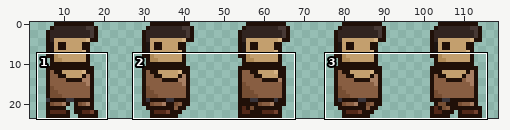
Two states of a sprite sheet, Assets/CharacterAssets/PlayerModel.png. Above: a wide view before the commit, with the close-up outlined.
Close-up. Old version:
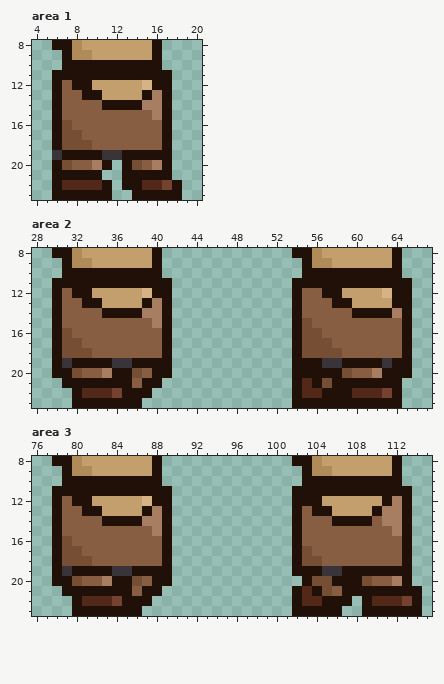
The file is 120x24 pixels. Shown: area 1: x 4..20, y 8..23; area 2: x 28..67, y 8..23; area 3: x 76..115, y 8..23. The wide view leaves out empty margins.
New version:
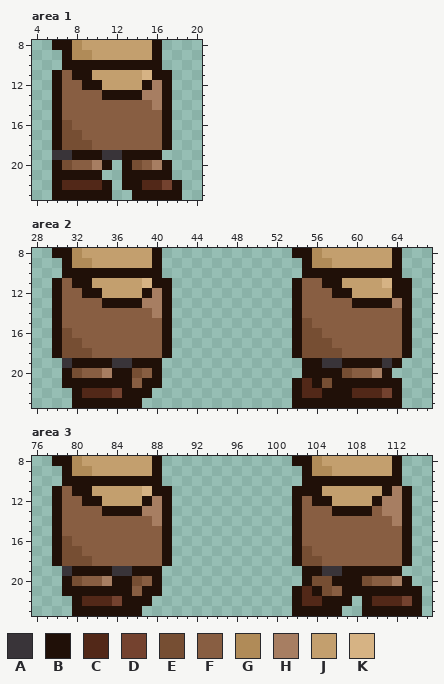
Palette (. is transparent): A #393439  B #201008  C #522818  D #74422f  E #764e33  F #885e42  G #b08b58  H #a77e62  J #c39f6e  K #d6b384
From old to new:
Area 1:
The author changed colour B to colour A in row 19 at x 7.
The author changed colour J to colour B in row 12 at x 10; in row 13 at x 11 to 14.
The author changed colour K to colour B in row 12 at x 15.
The author changed colour B to colour F in row 11 at x 7; in row 12 at x 8; in row 13 at x 9 to 10; in row 14 at x 11 to 14.
The author changed colour H to colour F in row 14 at x 15; in row 15 at x 16.
The author changed colour B to colour H in row 12 at x 16; in row 13 at x 15.
The author changed colour B to colour J in row 11 at x 10 to 14.
The author changed colour B to colour K in row 11 at x 15.
Colour B is gone in row 19 at x 17.
Area 2:
The author changed colour J to colour B in row 12 at x 34 and 59; in row 13 at x 35 to 38 and 60 to 63.
The author changed colour K to colour B in row 12 at x 39.
The author changed colour B to colour F in row 11 at x 31 and 55 to 56; in row 12 at x 32 and 57; in row 13 at x 33 to 34 and 58 to 59; in row 14 at x 35 to 38 and 60 to 63.
The author changed colour H to colour F in row 14 at x 39 and 64; in row 15 at x 40.
The author changed colour B to colour H in row 12 at x 40; in row 13 at x 39 and 64.
The author changed colour B to colour J in row 11 at x 34 to 38 and 59 to 62.
The author changed colour K to colour J in row 12 at x 63.
The author changed colour B to colour K in row 11 at x 39 and 63.
Colour B is gone in row 19 at x 30, 41, 54 and 65; in row 20 at x 30, 41, 54 and 64 to 65.
Area 3:
The author changed colour J to colour B in row 12 at x 82, 105 and 110; in row 13 at x 83 to 86 and 106 to 109.
The author changed colour K to colour B in row 12 at x 87.
The author changed colour B to colour F in row 11 at x 79; in row 12 at x 80 and 103; in row 13 at x 81 to 82, 104 to 105 and 110; in row 14 at x 83 to 86 and 106 to 109.
The author changed colour H to colour F in row 14 at x 87 and 111; in row 15 at x 88 and 112.
The author changed colour B to colour H in row 11 at x 112; in row 12 at x 88 and 111; in row 13 at x 87.
The author changed colour B to colour J in row 11 at x 82 to 86 and 105 to 110.
The author changed colour B to colour K in row 11 at x 87.
Colour B is gone in row 19 at x 78, 89, 102 and 113; in row 20 at x 78 and 89.
